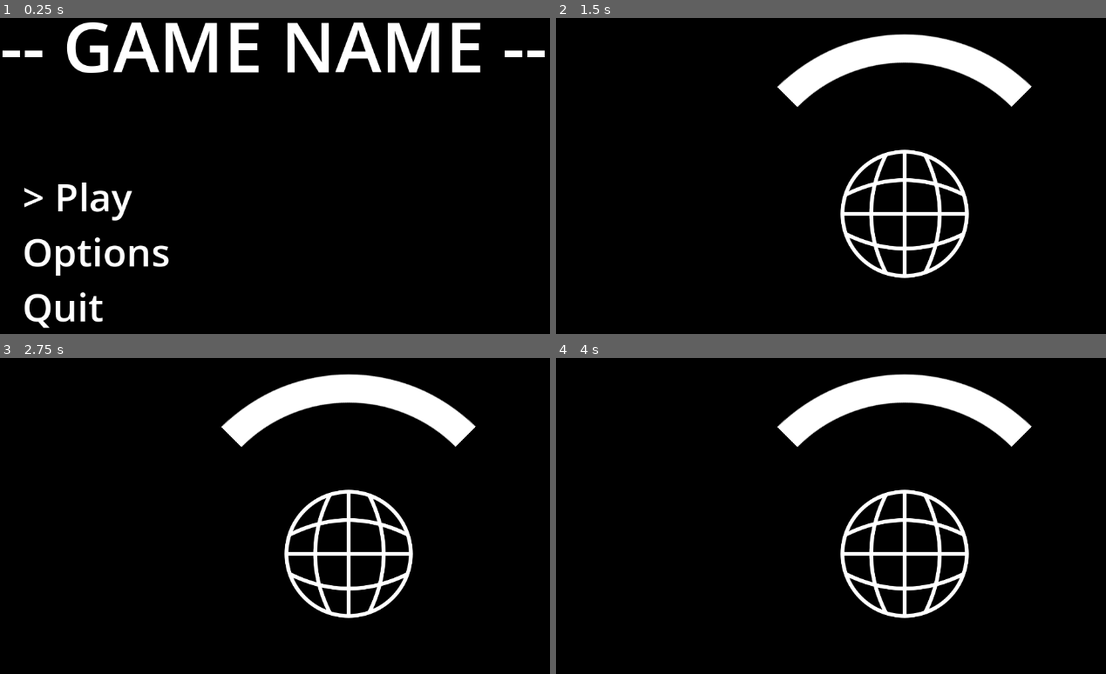
Above: before the commit, frames 1-4 (two rows, left to right).
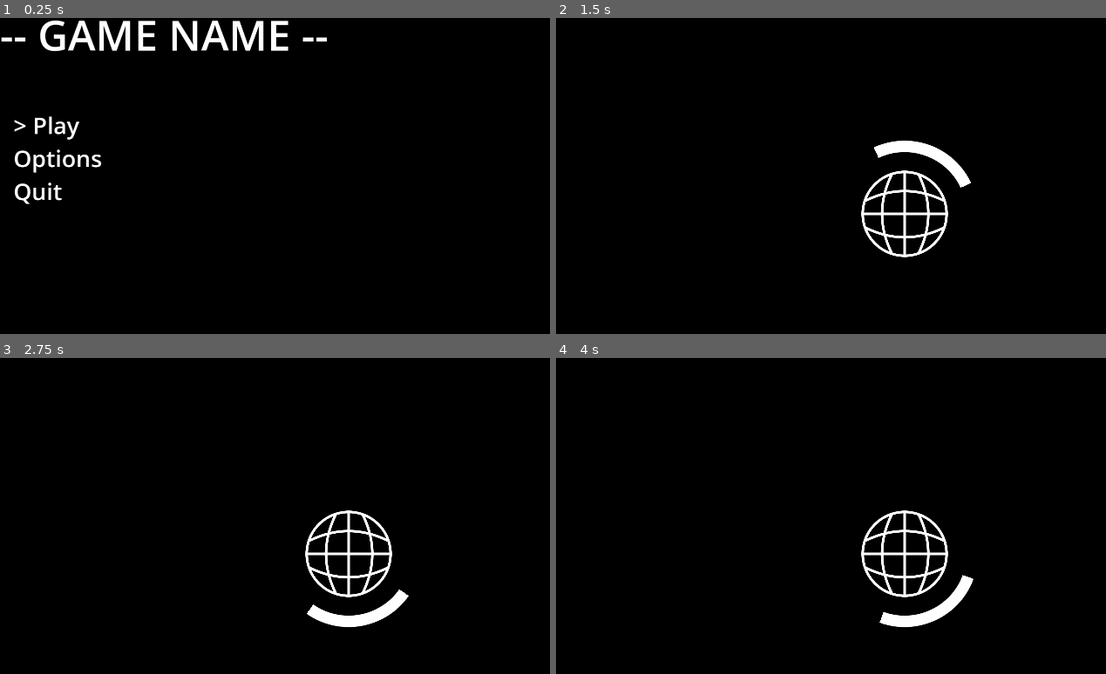
Above: after the commit, the same moments.

Repository: adamalbu/one-button
Game: Godot game, scene res://scenes/menus/main_menu.tscn
Same seed, same stepped clock (60 frames per second), same inputs: the game is played once before the commit and once after it.
Inputs:
- Up to frame 1 (0.25 s): no input
- Up to frame 2 (1.5 s): tap Enter at 0.5 s; hold Space (button) 0.53-1.28 s; tap Space (button) at 1.35 s
- Up to frame 3 (2.75 s): tap Enter at 2 s; hold Space (button) from 2.03 s (still down)
- Up to frame 4 (4 s): release Space (button) at 2.78 s; tap Space (button) at 2.85, 3.5 s; hold Space (button) from 3.53 s (still down)

The runs differ from the first frame. In frame 1, 9.6% of the frame differs, in the area x 0-100%, y 0-99%; in frame 2, 8.2%; in frame 3, 8.2%; in frame 4, 8.2%.

Commit message:
Added blocker rotation
Also increased the resolution of the viewport

Diff:
--- a/prefabs/blocker.gd
+++ b/prefabs/blocker.gd
@@ -1,7 +1,8 @@
 extends Node2D
 @export_range(0, 100) var blocker_size: int = 25
-# False for counterclockwise true for clockwise
-var next_move_dir = false
+@export var rotation_speed: float = 300
+var rot_dir: float = 1
+var rotating = false
 
 var overlaps = {
 	"LeftArea": false,
@@ -24,6 +25,10 @@
 	$CircleArea.connect("area_entered", _on_area_entered.bind("CircleArea"))
 	$CircleArea.connect("area_exited", _on_area_exited.bind("CircleArea"))
 
+func _process(delta):
+	if rotating:
+		rotation_degrees += rotation_speed * delta * rot_dir
+
 func _on_area_entered(body: Node, collider_name: String):
 	if body.is_in_group("Obstacle"):
 		overlaps[collider_name] = true
@@ -43,3 +48,10 @@
 	# Center dome
 	var screen_size = get_viewport_rect().size
 	position = screen_size / 2
+
+func _input(event):
+	if event.is_action_pressed("button"):
+		rotating = true
+	elif event.is_action_released("button"):
+		rotating = false
+		rot_dir *= -1
--- a/project.godot
+++ b/project.godot
@@ -23,6 +23,8 @@
 
 [display]
 
+window/size/viewport_width=1920
+window/size/viewport_height=1080
 window/stretch/mode="viewport"
 window/stretch/aspect="expand"
 
--- a/scenes/main.tscn
+++ b/scenes/main.tscn
@@ -8,8 +8,9 @@
 script = ExtResource("1_t0p6x")
 
 [node name="Dome" type="Sprite2D" parent="."]
-scale = Vector2(0.56, 0.56)
+scale = Vector2(0.63, 0.63)
 texture = ExtResource("1_w2g8b")
 
 [node name="Blocker" parent="." instance=ExtResource("3_rfk2r")]
 rotation = -0.785398
+scale = Vector2(0.68, 0.68)
